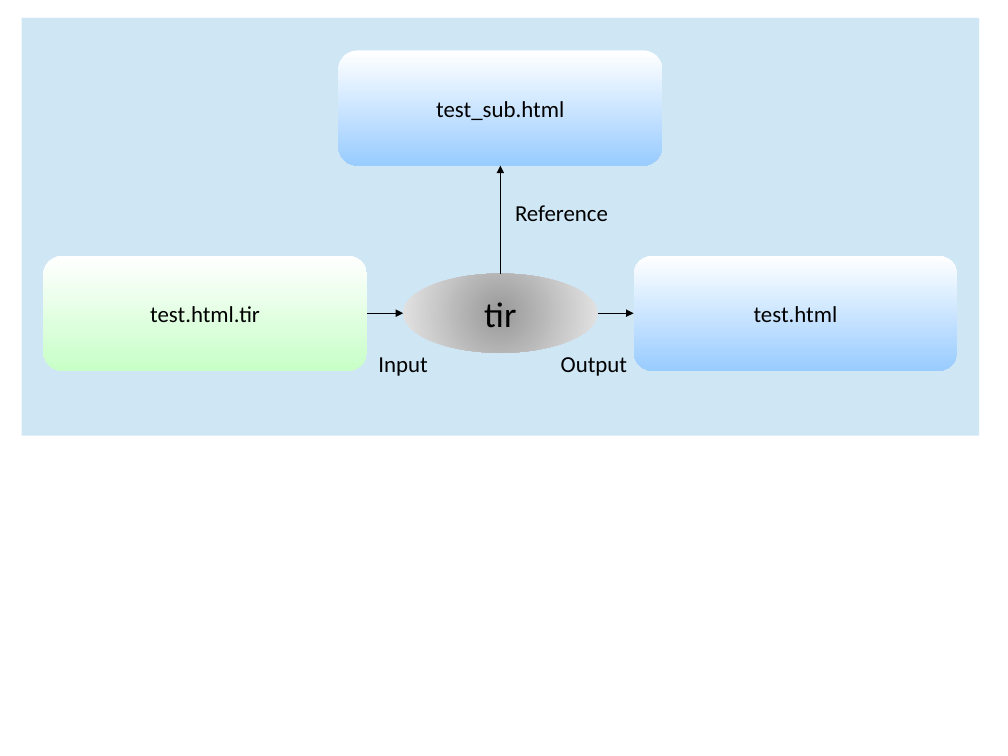
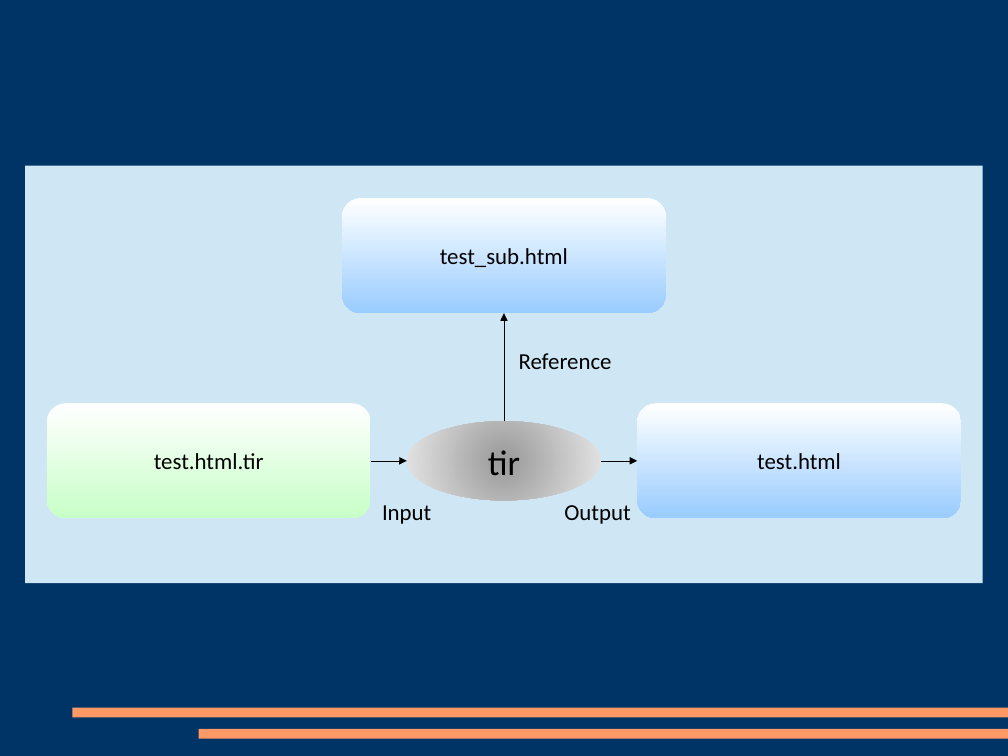
Before and after one commit to lilca/tEXT-iNSERTEr, a slide deck: slide 3 of images/images.odp (slide 1 before the commit). Drawn at 1008x756 pixels with LibreOffice and Linux fonts; fonts in the diff are those of the drawing. Boxes give left, top, right and bottom in pixels: in the first picture for what was removed or moved away, otherwise in the second. Text is boxed around its words. In the diff, an @@ line names an element or a change of style, - is before the commit and + after.

```diff
--- a/images/images.odp
+++ b/images/images.odp
@@ background #FFFFFF to #003366 @@
@@ 2 texts, 1 rounded rectangle, 1 ellipse, 1 rectangle, 1 elbow arrow: place and size @@
-2 texts, 1 rounded rectangle, 1 ellipse, 1 rectangle, 1 elbow arrow at (22, 18, 980, 436)
+2 texts, 1 rounded rectangle, 1 ellipse, 1 rectangle, 1 elbow arrow at (26, 166, 983, 584)
@@ 2 rounded rectangles, 2 elbow arrows, 1 text: place and size @@
-2 rounded rectangles, 2 elbow arrows, 1 text at (43, 205, 958, 371)
+2 rounded rectangles, 2 elbow arrows, 1 text at (47, 353, 961, 519)
@@ rectangle added at (72, 708, 1008, 718), fill #FF9966 @@
@@ rectangle added at (198, 729, 1008, 739), fill #FF9966 @@
```
Also in this commit, not shown: 2 other slides changed, 2 slides added, 4 other files.
